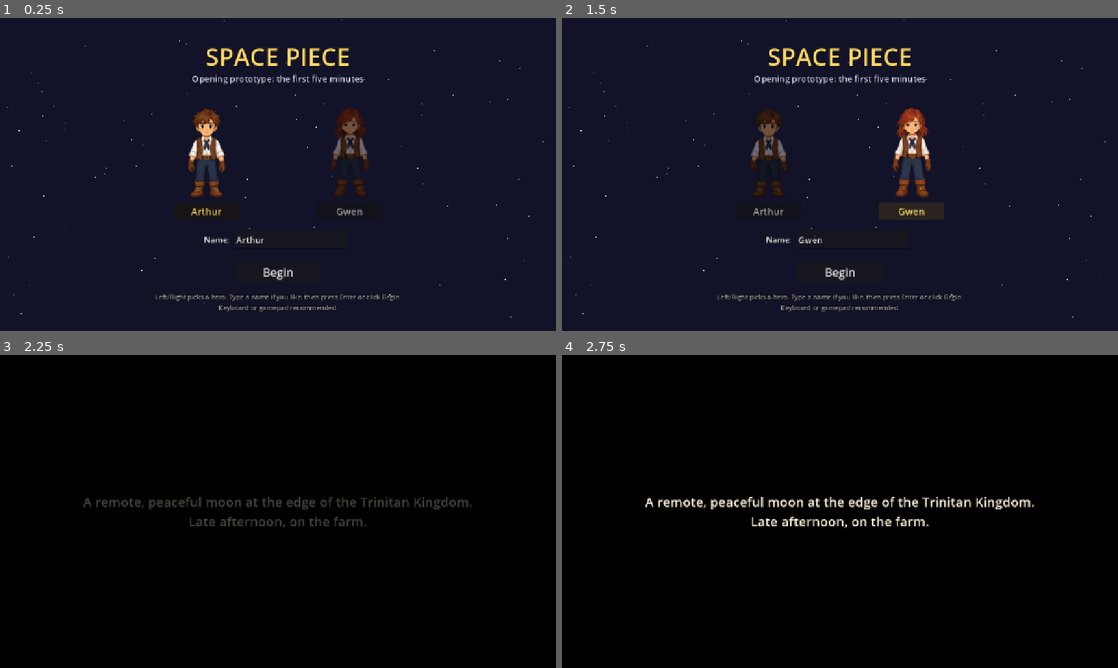
Above: before the commit, frames 1-4 (two rows, left to right).
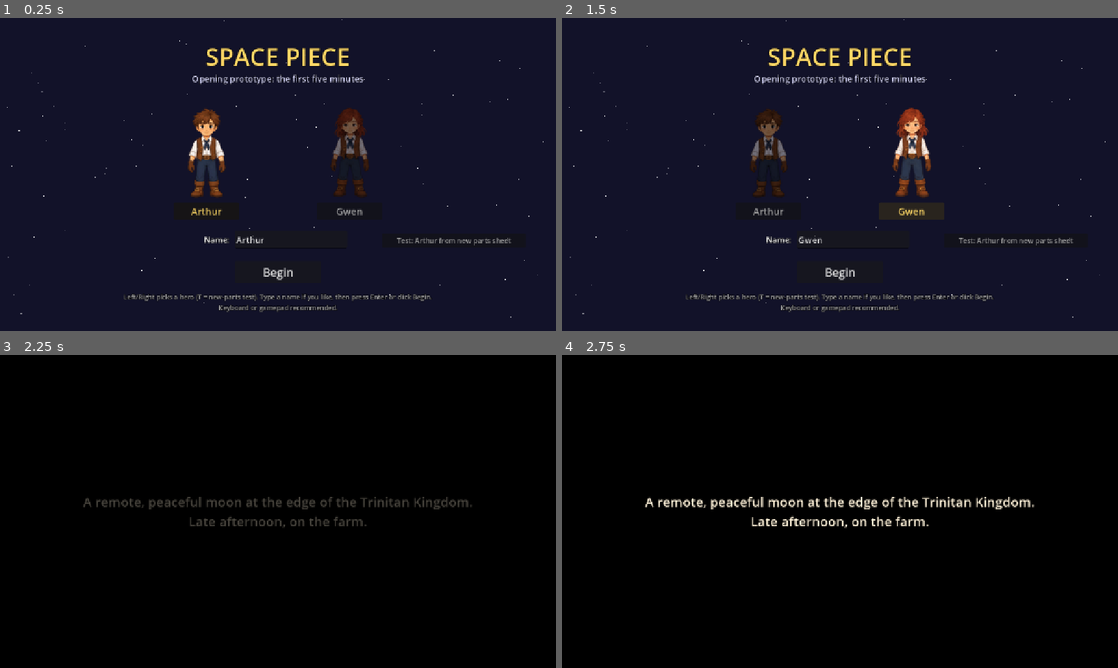
Above: after the commit, the same moments.

Repository: Grabthar21/galactic-adventure
Game: Godot game, scene res://main.tscn
Two runs of this game, one before a commit and one after it. Both use one fixed random seed, a clock stepped at 60 frames per second and the inputs below.
Inputs:
- Up to frame 1 (0.25 s): no input
- Up to frame 2 (1.5 s): click "Arthur" at 0.5 s; click "Gwen" at 1.25 s
- Up to frame 3 (2.25 s): click "Begin" at 2 s
- Up to frame 4 (2.75 s): no input

The runs differ from the first frame. In frame 1, 0.7% of the frame differs, in the area x 22-92%, y 70-91%; in frame 2, 0.7%; in frame 3, nothing differs; in frame 4, nothing differs.

Commit message:
Test option: Arthur rigged from the new cut-out parts sheet
- tools/cutout_walk.py: rigid cut-out rig (parts keep their drawn size and only rotate
  about their joints), joints measured from each part's outline, sleeve/forearm split
  at the cuff, bracer+hand attached along the forearm line, rigid boot rolls heel to toe
- same traced reference motion (feet, fists, bob); bob identical for both steps
- tools/build_cutout_strip.py: fixed-placement cells
- title screen: 'Test: Arthur from new parts sheet' (or press T). Approved Arthur stays
  the default; front/back views still use the approved sheet
- test hero walks at 87 px/s to match its stride
Tests 18/18 for arthur, gwen and arthur_v2.

Co-Authored-By: Claude Opus 5.5 <noreply@anthropic.com>
Claude-Session: https://claude.ai/code/session_01BTTj8a1B5QVYLgtfGJQMDk

Diff:
--- a/scripts/player.gd
+++ b/scripts/player.gd
@@ -5,7 +5,9 @@
 signal died
 
 const SPEED := 119.0           # matched to the traced stride (95 cell px per 0.6 s cycle) so the planted foot does not slide
+const SPEED_V2 := 87.0          # new-parts test: matched to its stride (cut-out rig)
 const SIDE_WALK_FPS := 20.0
+var walk_speed := SPEED
 const ROLL_DIST := 105.0      # about one character height at gameplay scale
 const ROLL_TIME := 0.32
 const ROLL_COOLDOWN := 0.15
@@ -54,13 +56,17 @@
 
 
 func setup(hero: String) -> void:
-	var tex: Texture2D = load("res://art/%s_frames.png" % hero)
+	# "arthur_v2" = test of the new cut-out parts: side views from the parts rig,
+	# front/back still from the approved Arthur sheet
+	var base := "arthur" if hero == "arthur_v2" else hero
+	var tex: Texture2D = load("res://art/%s_frames.png" % base)
+	walk_speed = SPEED_V2 if hero == "arthur_v2" else SPEED
 	var frames := SpriteFrames.new()
 	frames.remove_animation("default")
 	# Sheet rows: 0 idle (front), 1 walk side (faces right), 2 walk down, 3 walk up
 	_add_anim(frames, tex, "idle_down", [[0, 0], [0, 0], [0, 1], [0, 0], [0, 3], [0, 0], [0, 0], [0, 2]], 4.0)
 	# Front/back walks: the sheet's 4th frame repeats the 3rd pose, so play 0,1,2,1 for a clean L-R-L-R step.
-	var front_back_order := [0, 1, 2, 1] if hero == "arthur" else [0, 1, 2, 3]
+	var front_back_order := [0, 1, 2, 1] if base == "arthur" else [0, 1, 2, 3]
 	_add_anim(frames, tex, "walk_down", front_back_order.map(func(c): return [2, c]), 8.0)
 	_add_anim(frames, tex, "walk_up", front_back_order.map(func(c): return [3, c]), 8.0)
 	_add_anim(frames, tex, "idle_up", [[3, 0]], 1.0)
@@ -139,7 +145,7 @@
 
 	match state:
 		"move":
-			velocity = input * SPEED
+			velocity = input * walk_speed
 			if input.length() > 0.1:
 				facing = input.normalized()
 			if controllable and weapon != "" and Input.is_action_just_pressed("attack"):
@@ -231,7 +237,7 @@
 	if sprite.animation != anim:
 		sprite.play(anim)
 	# legs keep pace with actual speed (e.g. a half-pushed stick walks slower, not skating)
-	sprite.speed_scale = clampf(velocity.length() / SPEED, 0.5, 1.5) if moving else 1.0
+	sprite.speed_scale = clampf(velocity.length() / walk_speed, 0.5, 1.5) if moving else 1.0
 
 
 func _draw_fx() -> void:
--- a/scripts/ui.gd
+++ b/scripts/ui.gd
@@ -28,6 +28,7 @@
 var _hero_sel := 0
 var name_edit: LineEdit
 var hero_preview: Array = []
+var hero_test_btn: Button
 
 
 func _ready() -> void:
@@ -359,6 +360,15 @@
 	name_edit.add_theme_font_size_override("font_size", 20)
 	name_edit.text_submitted.connect(func(_t): _start())
 	title.add_child(name_edit)
+	var test_btn := Button.new()
+	test_btn.text = "Test: Arthur from new parts sheet"
+	test_btn.focus_mode = Control.FOCUS_NONE
+	test_btn.add_theme_font_size_override("font_size", 16)
+	test_btn.size = Vector2(330, 34)
+	test_btn.position = Vector2(880, 495)
+	test_btn.pressed.connect(func(): _pick_hero(2))
+	title.add_child(test_btn)
+	hero_test_btn = test_btn
 	var go := Button.new()
 	go.text = "Begin"
 	go.focus_mode = Control.FOCUS_NONE
@@ -368,7 +378,7 @@
 	go.pressed.connect(_start)
 	title.add_child(go)
 	var hint := _label(title, 15, Color(1, 1, 1, 0.6))
-	hint.text = "Left/Right picks a hero. Type a name if you like, then press Enter or click Begin.\nKeyboard or gamepad recommended."
+	hint.text = "Left/Right picks a hero (T = new-parts test). Type a name if you like, then press Enter or click Begin.\nKeyboard or gamepad recommended."
 	hint.horizontal_alignment = HORIZONTAL_ALIGNMENT_CENTER
 	hint.size = Vector2(1280, 50)
 	hint.position = Vector2(0, 630)
@@ -377,13 +387,16 @@
 
 
 func _pick_hero(i: int) -> void:
-	var old_default := "Arthur" if _hero_sel == 0 else "Gwen"
+	var old_default := "Gwen" if _hero_sel == 1 else "Arthur"
 	_hero_sel = i
 	if name_edit.text == "" or name_edit.text == old_default:
-		name_edit.text = "Arthur" if i == 0 else "Gwen"
+		name_edit.text = "Gwen" if i == 1 else "Arthur"
 	for j in hero_preview.size():
-		hero_preview[j][0].modulate = Color.WHITE if j == i else Color(0.45, 0.45, 0.5)
+		var on := j == i or (i == 2 and j == 0)
+		hero_preview[j][0].modulate = Color.WHITE if on else Color(0.45, 0.45, 0.5)
 		hero_preview[j][1].modulate = Color(1, 0.85, 0.4) if j == i else Color(0.7, 0.7, 0.7)
+	if hero_test_btn:
+		hero_test_btn.modulate = Color(1, 0.85, 0.4) if i == 2 else Color(0.7, 0.7, 0.7)
 
 
 func _title_input(event: InputEvent) -> void:
@@ -392,6 +405,8 @@
 			_pick_hero(0)
 		elif event.physical_keycode == KEY_RIGHT:
 			_pick_hero(1)
+		elif event.physical_keycode == KEY_T and not name_edit.has_focus():
+			_pick_hero(2)
 		elif event.physical_keycode in [KEY_ENTER, KEY_KP_ENTER] and not name_edit.has_focus():
 			_start()
 	elif event is InputEventJoypadButton and event.pressed:
@@ -406,9 +421,9 @@
 func _start() -> void:
 	if not title.visible:
 		return
-	GameState.hero = "arthur" if _hero_sel == 0 else "gwen"
+	GameState.hero = ["arthur", "gwen", "arthur_v2"][_hero_sel]
 	var n := name_edit.text.strip_edges()
-	GameState.hero_name = n if n != "" else ("Arthur" if _hero_sel == 0 else "Gwen")
+	GameState.hero_name = n if n != "" else ("Gwen" if _hero_sel == 1 else "Arthur")
 	title.visible = false
 	title.queue_free()
 	title_started.emit()
--- a/tests/playthrough_test.gd
+++ b/tests/playthrough_test.gd
@@ -25,7 +25,7 @@
 func _run() -> void:
 	await frames(5)
 	var ui = main.ui
-	ui._pick_hero(0 if hero == "arthur" else 1)
+	ui._pick_hero(["arthur", "gwen", "arthur_v2"].find(hero))
 	ui.name_edit.text = "Testy"
 	ui._start()
 	ok("hero chosen", root.get_node("GameState").hero == hero and root.get_node("GameState").hero_name == "Testy")
--- /dev/null
+++ b/tools/arthur_v2_parts.json
@@ -0,0 +1,99 @@
+{
+ "name": "arthur_v2",
+ "sheet": "source_art/arthur_v2_right_parts_sheet.png",
+ "reference": "ref_walk_tracking.json",
+ "boxes": {
+  "head": [
+   20,
+   0,
+   232,
+   232
+  ],
+  "torso": [
+   305,
+   185,
+   445,
+   455
+  ],
+  "uarm_near": [
+   28,
+   450,
+   128,
+   642
+  ],
+  "hand_near": [
+   124,
+   545,
+   206,
+   712
+  ],
+  "uarm_far": [
+   244,
+   450,
+   342,
+   632
+  ],
+  "hand_far": [
+   358,
+   540,
+   436,
+   712
+  ],
+  "thigh_near": [
+   82,
+   712,
+   190,
+   848
+  ],
+  "thigh_far": [
+   260,
+   700,
+   362,
+   838
+  ],
+  "boot_near": [
+   72,
+   838,
+   214,
+   1020
+  ],
+  "boot_far": [
+   257,
+   828,
+   407,
+   1020
+  ]
+ },
+ "head_joints": {
+  "neck": [
+   104,
+   193
+  ]
+ },
+ "torso_joints": {
+  "neck": [
+   53,
+   20
+  ],
+  "shoulder_near": [
+   90,
+   72
+  ],
+  "shoulder_far": [
+   72,
+   70
+  ],
+  "hip_near": [
+   76,
+   215
+  ],
+  "hip_far": [
+   64,
+   215
+  ],
+  "canvas": [
+   260,
+   560
+  ]
+ }
+}
Binary file added: art/arthur_v2_side_idle.png
Binary file added: art/arthur_v2_side_walk.png
Binary file added: tools/source_art/arthur_v2_right_parts_sheet.png
